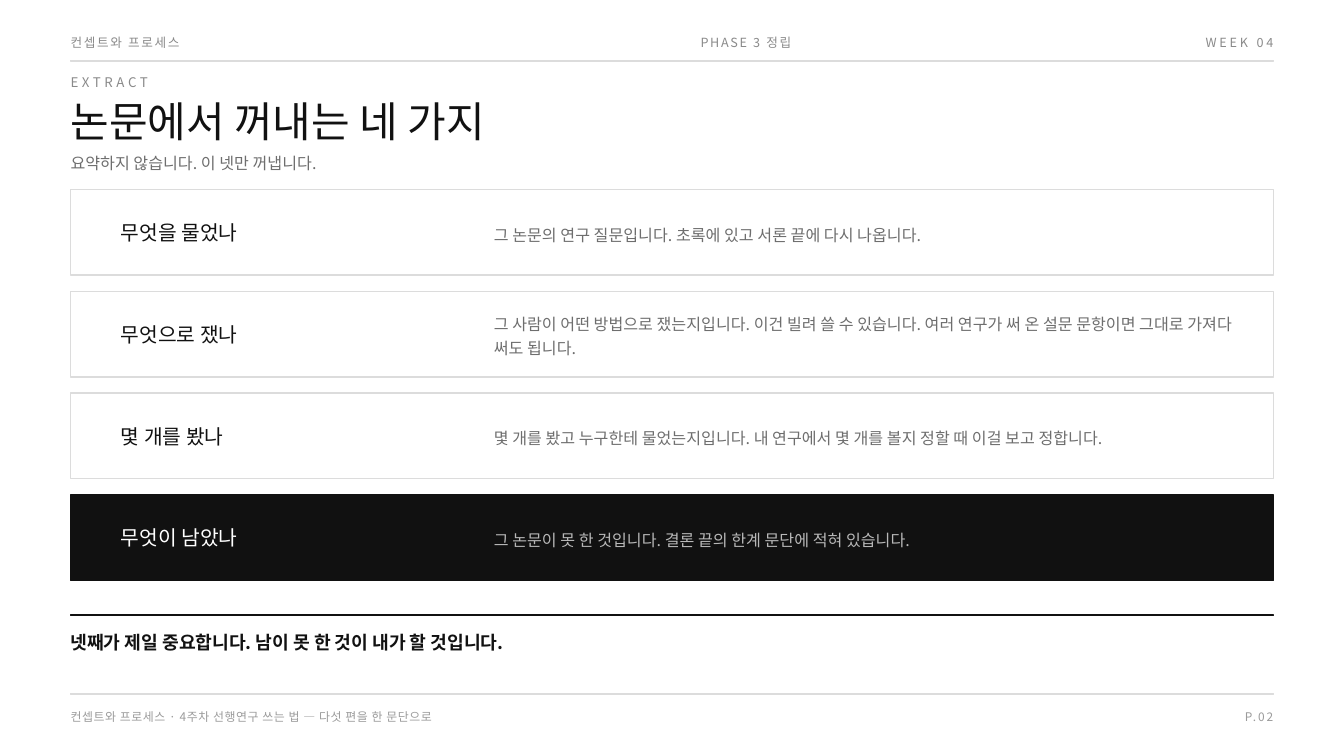
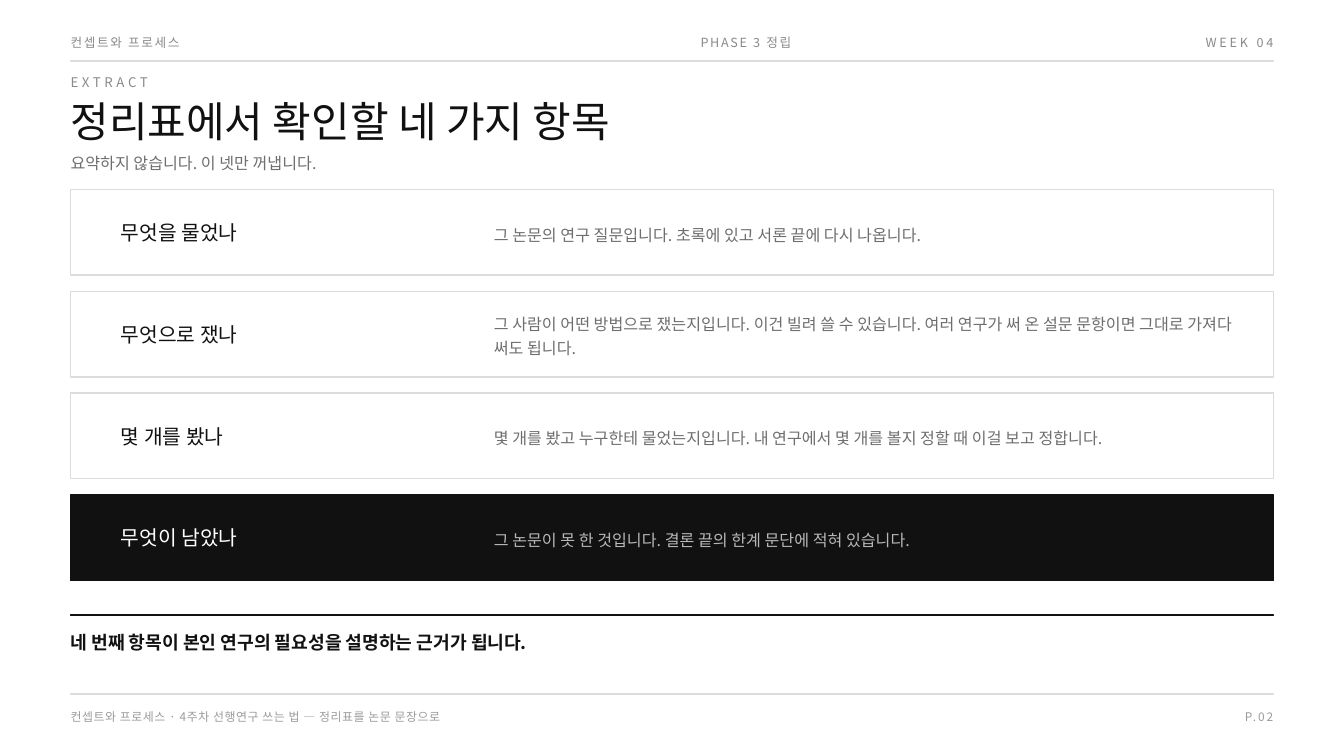
Before and after one commit to design-eng/MIN.D, a slide deck: slide 5 of dist/weeks-대학원/컨셉트와프로세스_04주차_선행연구쓰는법.pptx. Drawn at 1344x756 pixels with LibreOffice and Linux fonts; fonts in the diff are those of the drawing. Boxes give left, top, right and bottom in pixels: in the first picture for what was removed or moved away, otherwise in the second. Text is boxed around its words. In the diff, an @@ line names an element or a change of style, - is before the commit and + after.

```diff
--- a/dist/weeks-대학원/컨셉트와프로세스_04주차_선행연구쓰는법.pptx
+++ b/dist/weeks-대학원/컨셉트와프로세스_04주차_선행연구쓰는법.pptx
@@ text at bbox=[71, 102, 610, 141]: text changed @@
-논문에서 꺼내는 네 가지
+정리표에서 확인할 네 가지 항목
@@ text at bbox=[71, 633, 527, 651]: text changed @@
-넷째가 제일 중요합니다. 남이 못 한 것이 내가 할 것입니다.
+네 번째 항목이 본인 연구의 필요성을 설명하는 근거가 됩니다.
@@ text at bbox=[71, 711, 441, 722]: text changed @@
-컨셉트와 프로세스 · 4주차 선행연구 쓰는 법 — 다섯 편을 한 문단으로
+컨셉트와 프로세스 · 4주차 선행연구 쓰는 법 — 정리표를 논문 문장으로
```
Also in this commit, not shown: 17 other slides changed, 1 slide added, 5 other files.
